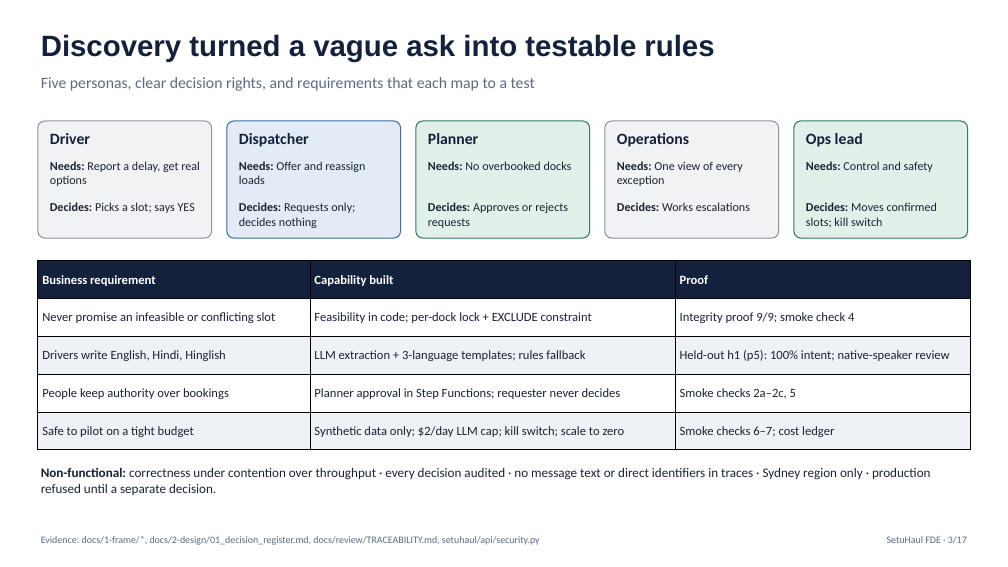
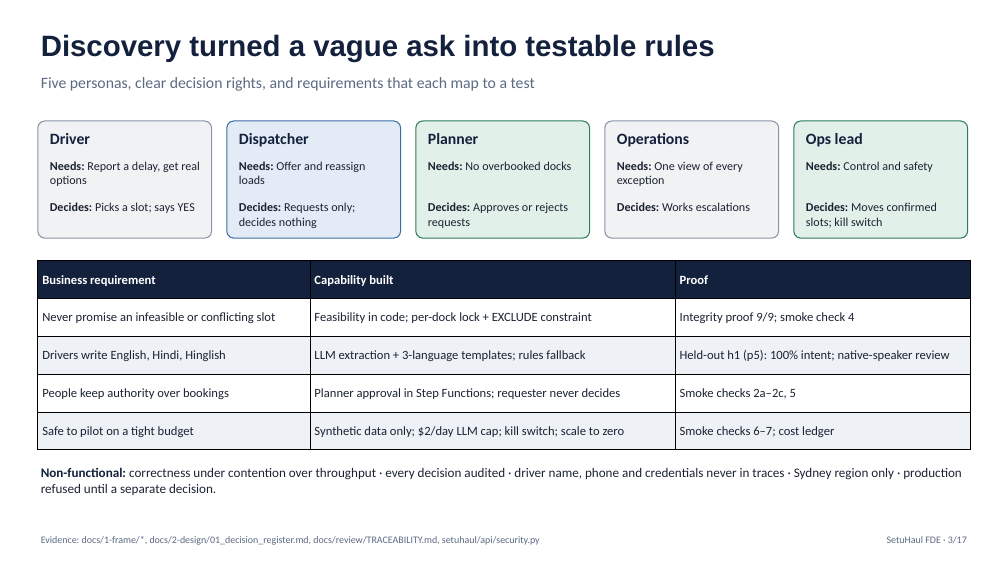
Before and after one commit to amolam/setuhaul-logistics, a slide deck: slide 3 of artifacts/fde-demo/SetuHaul_FDE_Demo.pptx. Drawn at 1008x567 pixels with LibreOffice and Linux fonts; fonts in the diff are those of the drawing. Boxes give left, top, right and bottom in pixels: in the first picture for what was removed or moved away, otherwise in the second. Text is boxed around its words. In the diff, an @@ line names an element or a change of style, - is before the commit and + after.

```diff
--- a/artifacts/fde-demo/SetuHaul_FDE_Demo.pptx
+++ b/artifacts/fde-demo/SetuHaul_FDE_Demo.pptx
@@ text at (41, 467, 962, 495): text changed @@
-Non-functional: correctness under contention over throughput · every decision audited · no message text or direct identifiers in traces · Sydney region only · production refused until a separate decision.
+Non-functional: correctness under contention over throughput · every decision audited · driver name, phone and credentials never in traces · Sydney region only · production refused until a separate decision.
```
Also in this commit, not shown: 7 other slides changed, 12 other files.
